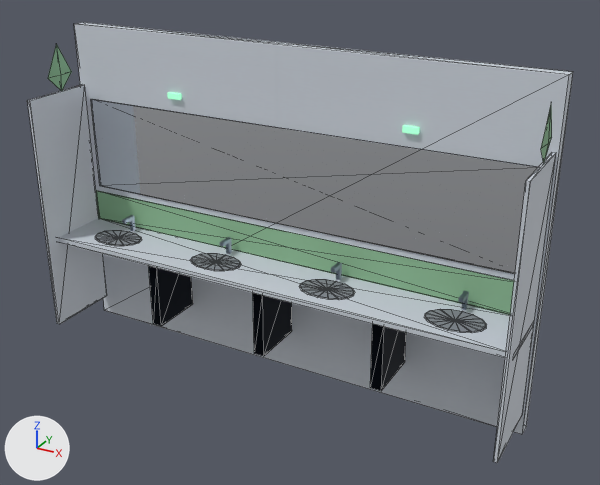
One commit to the glTF model assets/glb/tennis_tower/restroom/basin.glb: the scene before it, then after it.
One viewpoint serves both versions: a 50 mm camera at (2.7, -4.48, 3.4) aimed at (0.2, 0.07, 1.12). The axes (+X, +Y, +Z) are drawn at lower left. The lights are the same throughout. The first picture is the older version. Mesh edges are drawn as thin lines on the coarser meshes. Vertices at exactly the same position are counted once.

The first picture shows 'Basin_Bowl', 'Counter', 'Counter_Brackets', 'End_Fins', 'Leaf_Crests', 'Mirror', 'Splash_Panel', 'Wet_Wall' and 2 more.
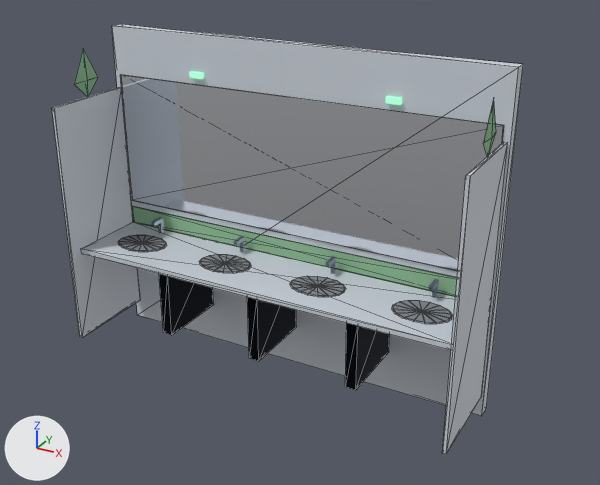
The change in detail:
me_wet_wall is used by ob_wet_wall; location (0.0, 0.0, 0.0).
me_wet_wall had 10 vertices, 16 faces and spanned x -1.8..1.8, y 0.23..0.33, z 0.0..2.4.
me_wet_wall now has 10 vertices, 16 faces and spans x -1.5..1.5, y 0.3..0.4, z 0.0..2.4.
me_wet_wall part 1: the whole mesh is scaled about its middle by (0.833, 1, 1), then moved by (0.0, 0.07, 0.0).
me_splash_panel is used by ob_splash_panel; location (0.0, 0.0, 0.0).
me_splash_panel had 10 vertices, 16 faces and spanned x -1.75..1.75, y 0.22..0.23, z 0.86..1.1.
me_splash_panel now has 10 vertices, 16 faces and spans x -1.45..1.45, y 0.29..0.3, z 0.86..1.0.
me_splash_panel part 2: the whole mesh is scaled about its middle by (0.829, 1, 0.58), then moved by (0.0, 0.07, -0.05).
me_mirror is used by ob_mirror; location (0.0, 0.0, 0.0).
me_mirror had 10 vertices, 16 faces and spanned x -1.7..1.7, y 0.22..0.23, z 1.15..1.85.
me_mirror now has 10 vertices, 16 faces and spans x -1.45..1.45, y 0.29..0.3, z 1.05..2.05.
me_mirror part 3: the whole mesh is scaled about its middle by (0.853, 1, 1.43), then moved by (0.0, 0.07, 0.05).
me_counter is used by ob_counter; location (0.0, 0.0, 0.0).
me_counter had 10 vertices, 16 faces and spanned x -1.78..1.78, y -0.23..0.23, z 0.82..0.86.
me_counter now has 10 vertices, 16 faces and spans x -1.46..1.46, y -0.3..0.3, z 0.82..0.86.
me_counter part 4: the whole mesh is scaled about its middle by (0.821, 1.3, 1).
me_basin_bowl is used by ob_basin_bowl; location (0.0, 0.0, 0.0).
me_basin_bowl had 136 vertices, 256 faces and spanned x -1.55..1.55, y -0.15..0.13, z 0.86.
me_basin_bowl now has 136 vertices, 256 faces and spans x -1.33..1.33, y -0.15..0.15, z 0.86.
me_basin_bowl part 5: the loose piece of 34 vertices spanning x -1.55..-1.15, y -0.15..0.13, z 0.86 is moved by (0.22, 0.01, 0.0).
me_basin_bowl part 6: the loose piece of 34 vertices spanning x -0.65..-0.25, y -0.15..0.13, z 0.86 is moved by (0.07, 0.01, 0.0).
me_basin_bowl part 7: the loose piece of 34 vertices spanning x 0.25..0.65, y -0.15..0.13, z 0.86 is moved by (-0.07, 0.01, 0.0).
me_basin_bowl part 8: the loose piece of 34 vertices spanning x 1.15..1.55, y -0.15..0.13, z 0.86 is moved by (-0.22, 0.01, 0.0).
me_counter_brackets is used by ob_counter_brackets; location (0.0, 0.0, 0.0).
me_counter_brackets had 30 vertices, 48 faces and spanned x -0.94..0.94, y -0.17..0.23, z 0.3..0.82.
me_counter_brackets now has 30 vertices, 48 faces and spans x -0.79..0.79, y -0.24..0.3, z 0.3..0.82.
me_counter_brackets part 9: the whole mesh is scaled about its middle by (0.834, 1.35, 1).
me_end_fins is used by ob_end_fins; location (0.0, 0.0, 0.0).
me_end_fins had 20 vertices, 32 faces and spanned x -1.78..1.78, y -0.33..0.23, z 0.15..1.95.
me_end_fins now has 20 vertices, 32 faces and spans x -1.48..1.48, y -0.4..0.3, z 0.15..1.95.
me_end_fins part 10: the whole mesh is scaled about its middle by (0.831, 1.25, 1).
me_leaf_crests is used by ob_leaf_crests; location (0.0, 0.0, 0.0).
me_leaf_crests had 12 vertices, 16 faces and spanned x -1.78..1.78, y -0.12..0.12, z 1.95..2.3.
me_leaf_crests now has 12 vertices, 16 faces and spans x -1.48..1.48, y -0.17..0.08, z 1.95..2.3.
me_leaf_crests part 11: the whole mesh is scaled about its middle by (0.831, 1, 1), then moved by (0.0, -0.05, 0.0).

Location of each change, [x1, y1, x2, y2] in pixels of the pictures (600 x 485 px; the box of a moved part takes in the faces that stretch with it):
'Wet_Wall', rescaled (18% narrower): before [74, 22, 573, 434]; after [112, 24, 523, 416]
'Mirror', rescaled (14% narrower, 12% taller): before [91, 99, 538, 274]; after [120, 74, 504, 271]
'End_Fins', rescaled (14% narrower): before [27, 85, 556, 463]; after [52, 87, 508, 454]
'Counter', rescaled (17% narrower, 9% shorter): before [58, 218, 510, 358]; after [81, 222, 455, 350]
'Splash_Panel', rescaled (22% narrower, 26% shorter): before [96, 191, 514, 315]; after [132, 206, 457, 297]
'Counter_Brackets', rescaled (11% narrower, 7% shorter): before [148, 266, 406, 391]; after [159, 274, 389, 390]
'Basin_Bowl', reshaped (15% narrower, 13% shorter): before [95, 230, 486, 333]; after [119, 235, 452, 324]
'Leaf_Crests', rescaled (16% narrower, 8% shorter): before [48, 44, 552, 163]; after [74, 49, 496, 158]
part 5 of me_basin_bowl, moved or reshaped: before [95, 230, 141, 246]; after [119, 235, 166, 252]
part 6 of me_basin_bowl, moved or reshaped: before [191, 253, 241, 271]; after [200, 254, 251, 273]
part 7 of me_basin_bowl, moved or reshaped: before [300, 279, 355, 300]; after [290, 276, 346, 297]
part 8 of me_basin_bowl, moved or reshaped: before [425, 309, 486, 333]; after [392, 300, 452, 324]
